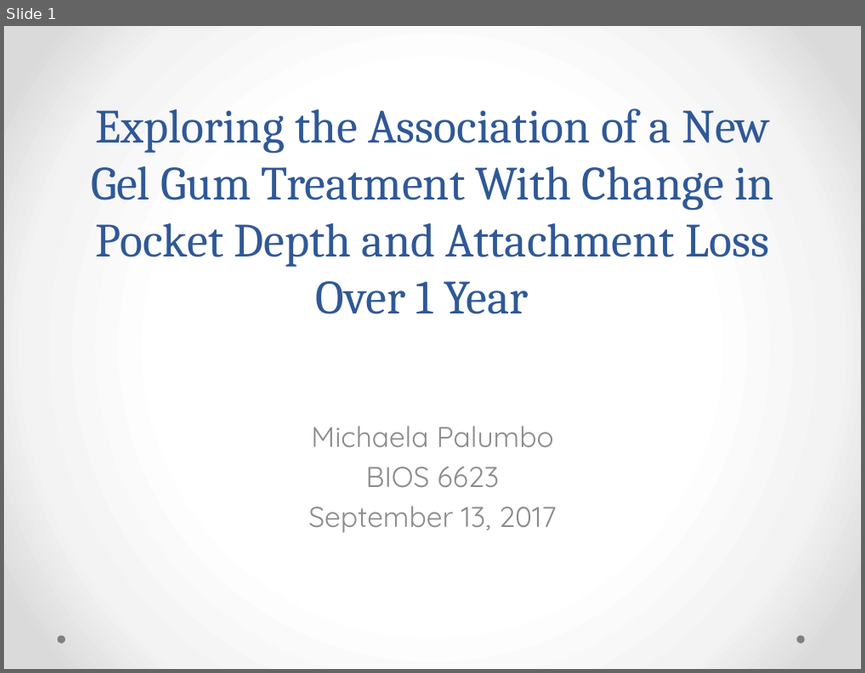
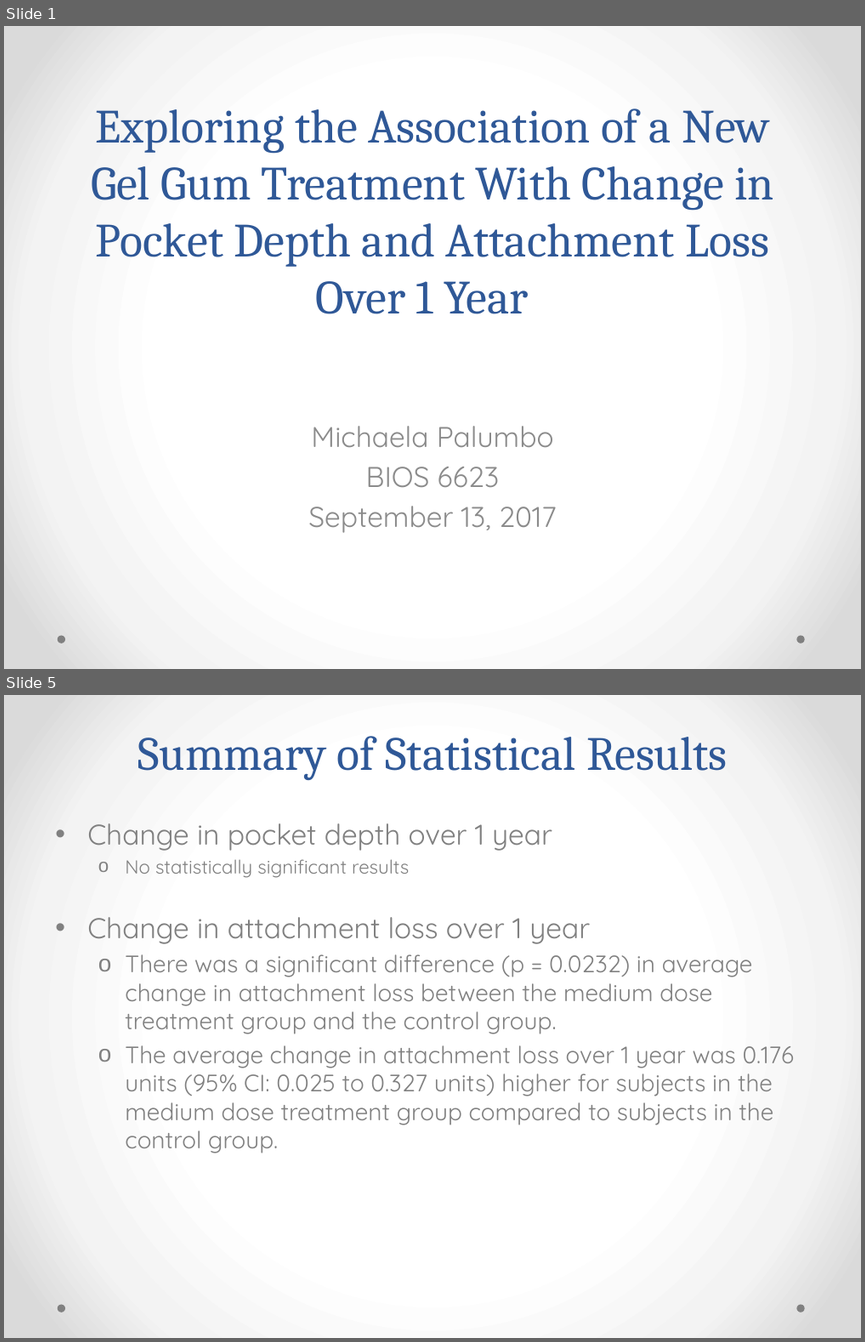
Before and after one commit to BIOS6623-UCD/bios6623-micpalumbo, a slide deck: Project0/Reports/Proj0Slides.pptx. Shown one above the other, each under a label of ours: slide 1 before the commit, slides 1 and 5 after it; the slides between them are not shown. The pictures are 865x673 and 865x1342 pixels, drawn with LibreOffice and Linux fonts; fonts in the diff are those of the drawing. Boxes give left, top, right and bottom in pixels: in the first picture for what was removed or moved away, otherwise in the second. Text is boxed around its words. In the diff, an @@ line names an element or a change of style, - is before the commit and + after.

```diff
--- a/Project0/Reports/Proj0Slides.pptx
+++ b/Project0/Reports/Proj0Slides.pptx
@@ slide 5 added at box(4, 695, 861, 1338), background gradient #FFFFFF to #F4F4F4 to #DADADA; not listed: 2 template elements that a slide beside it also shows @@
@@ title added at box(137, 736, 727, 780), 40 pt, text #2F5897 @@
+Summary of Statistical Results
@@ text added at box(87, 823, 794, 1153), 20 pt, text #808080 @@
+• Change in pocket depth over 1 year
+  o No statistically significant results
+• Change in attachment loss over 1 year
+  o There was a significant difference (p = 0.0232) in average change in attachment loss between the medium dose treatment group and the control group.
+  o The average change in attachment loss over 1 year was 0.176 units (95% CI: 0.025 to 0.327 units) higher for subjects in the medium dose treatment group compared to subjects in the control group.
```
Also in this commit, not shown: 4 other slides added, 5 slides removed, 12 other files.
